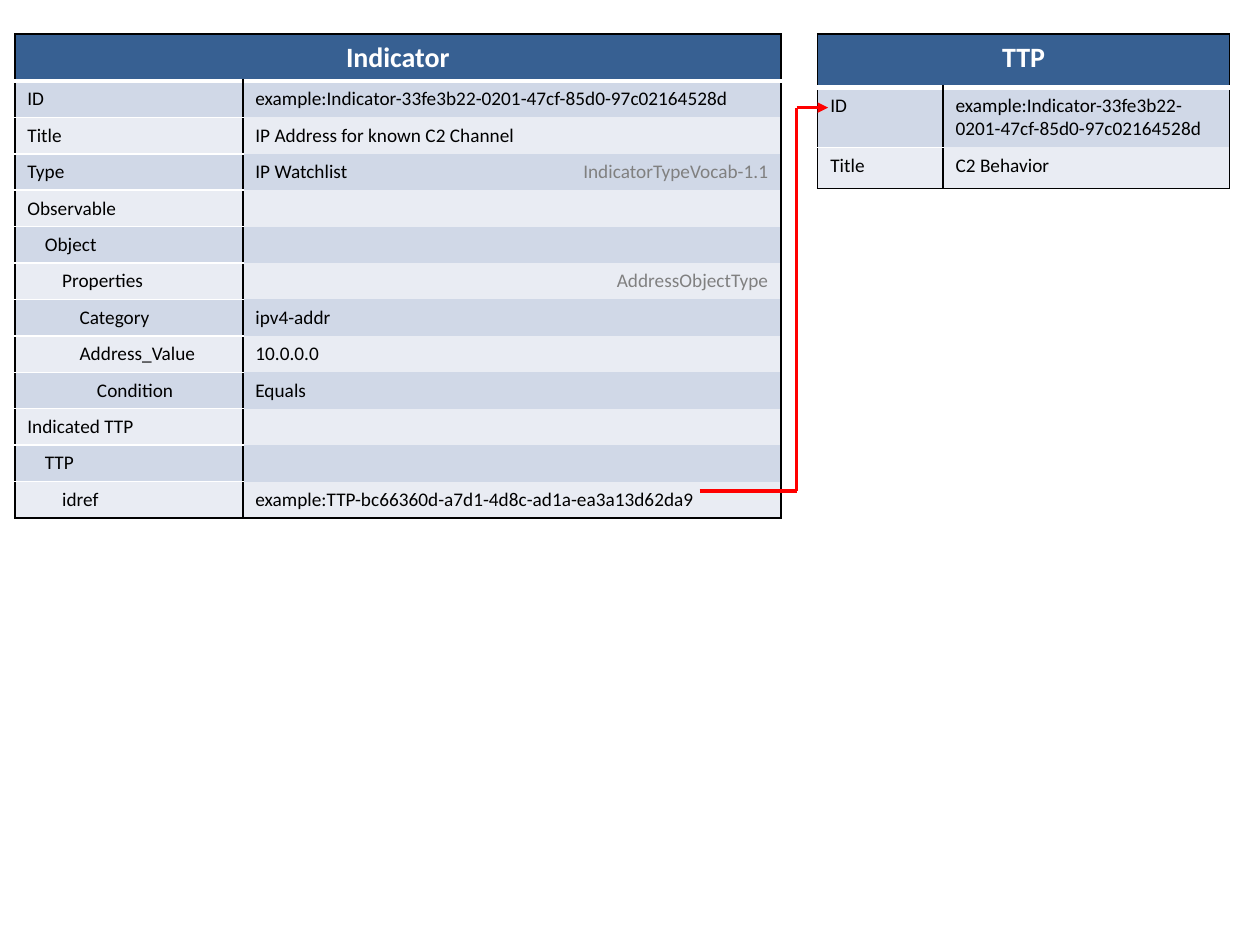
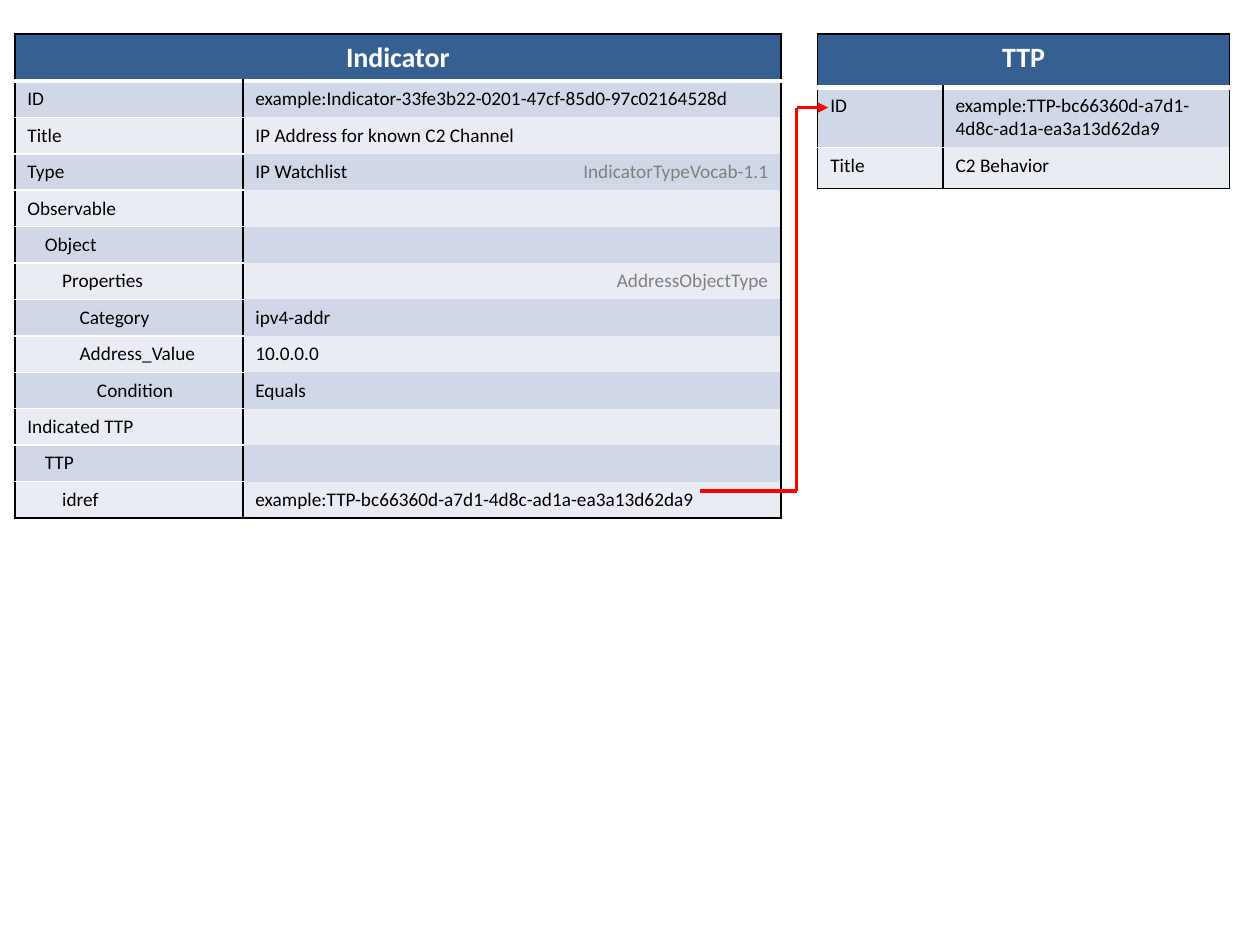
Before and after one commit to STIXProject/stixproject.github.io, a slide deck: slide 1 of idioms/indicator/c2-indicator/diagram.pptx. Drawn at 1260x945 pixels with LibreOffice and Linux fonts; fonts in the diff are those of the drawing. Boxes give left, top, right and bottom in pixels: in the first picture for what was removed or moved away, otherwise in the second. Text is boxed around its words. In the diff, an @@ line names an element or a change of style, - is before the commit and + after.

```diff
--- a/idioms/indicator/c2-indicator/diagram.pptx
+++ b/idioms/indicator/c2-indicator/diagram.pptx
@@ table at bbox=[818, 34, 1228, 188] @@
-row 2, column 2: example:Indicator-33fe3b22-0201-47cf-85d0-97c02164528d
+row 2, column 2: example:TTP-bc66360d-a7d1-4d8c-ad1a-ea3a13d62da9
```
Also in this commit, not shown: 2 other files.
